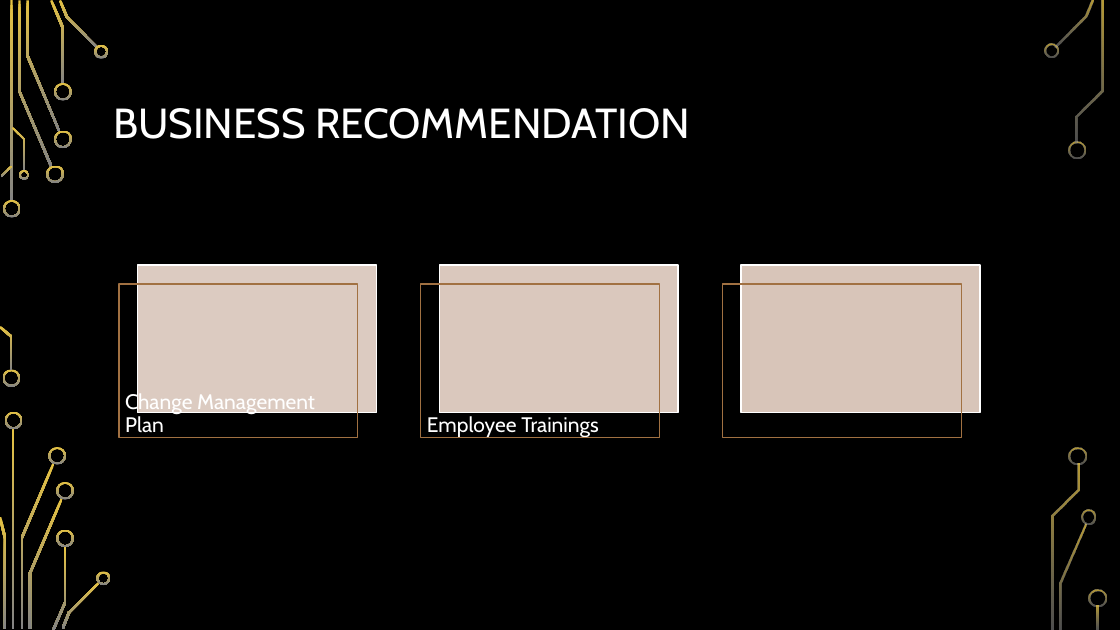
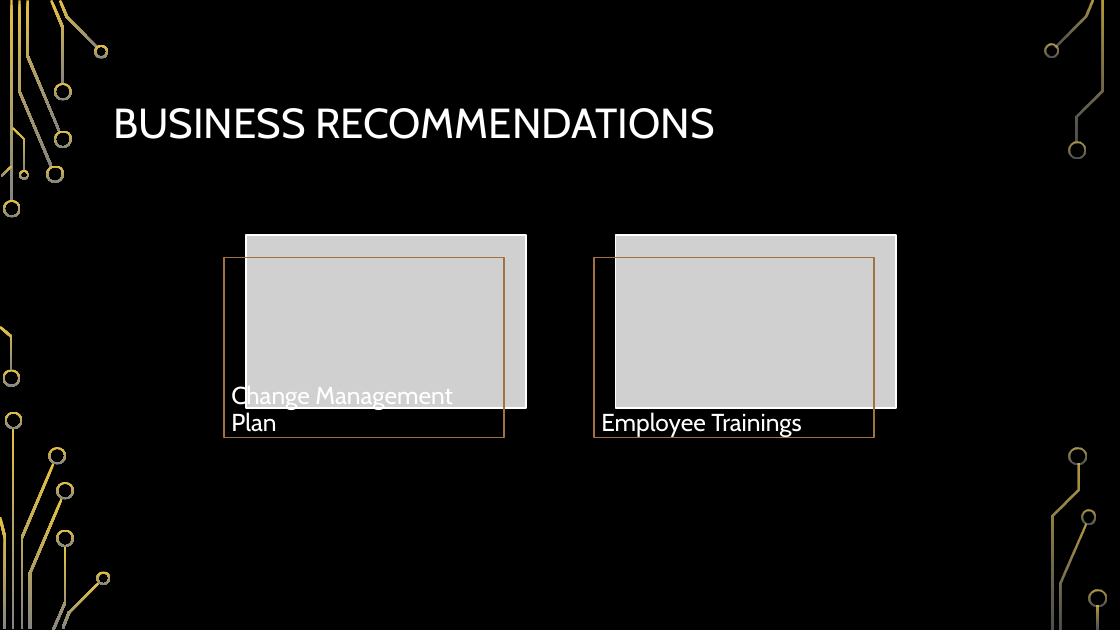
Before and after one commit to suebyeon/Capstone, a slide deck: slide 14 of Final Presentation.pptx. Drawn at 1120x630 pixels with LibreOffice and Linux fonts; fonts in the diff are those of the drawing; grey boxes stand for pictures; background and template pictures are left out. Boxes give left, top, right and bottom in pixels: in the first picture for what was removed or moved away, otherwise in the second. Text is boxed around its words. In the diff, an @@ line names an element or a change of style, - is before the commit and + after.

```diff
--- a/Final Presentation.pptx
+++ b/Final Presentation.pptx
@@ title at (x1=113, y1=108, x2=714, y2=139): text changed @@
-BUSINESS RECOMMENDATION
+BUSINESS RECOMMENDATIONS
@@ picture added at (x1=246, y1=235, x2=527, y2=408) @@
@@ picture added at (x1=616, y1=235, x2=897, y2=408) @@
@@ rectangle resized from (x1=119, y1=284, x2=358, y2=438) to (x1=224, y1=257, x2=504, y2=437) @@
@@ rectangle resized from (x1=723, y1=284, x2=961, y2=438) to (x1=594, y1=257, x2=874, y2=437) @@
@@ group removed at (x1=138, y1=266, x2=980, y2=438): 4 rectangles @@
@@ text "Change Management Plan" moved from (x1=125, y1=391, x2=315, y2=438) to (x1=231, y1=384, x2=452, y2=432) @@
@@ text "Change Management Plan" at (x1=231, y1=384, x2=452, y2=432): size 18 to 21 pt; more space between paragraphs @@
@@ text "Employee Trainings" at (x1=601, y1=412, x2=801, y2=437): size 18 to 21 pt; more space between paragraphs @@
@@ text "Employee Trainings" moved from (x1=427, y1=416, x2=598, y2=438) to (x1=601, y1=412, x2=801, y2=437) @@
```
Also in this commit, not shown: 4 other slides changed.
